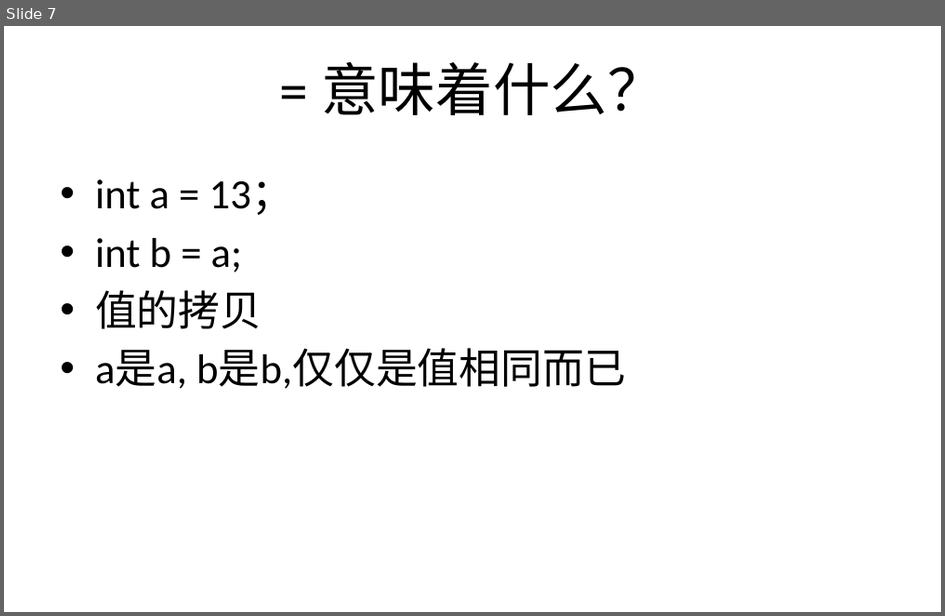
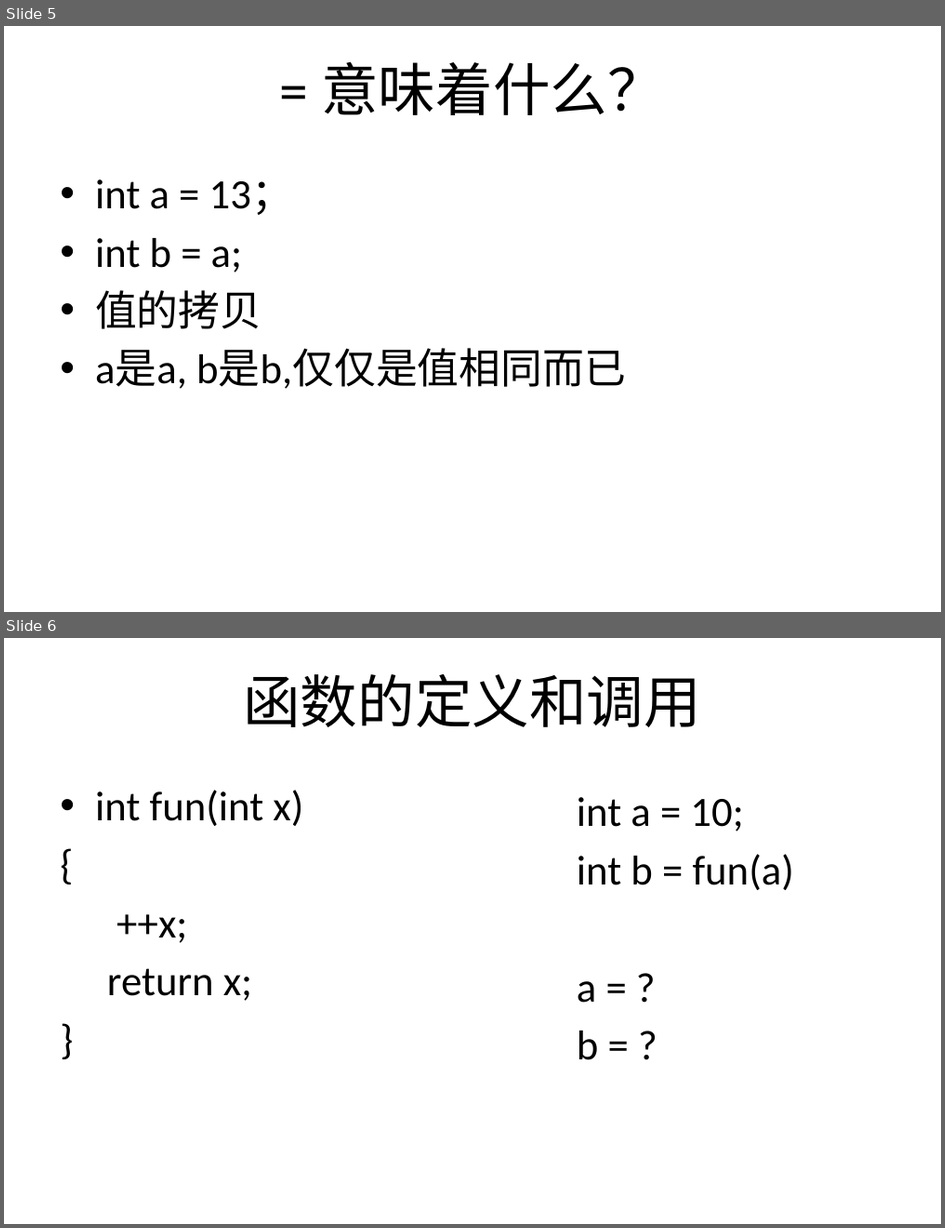
Before and after one commit to zuoshenghuang/curriculum, a slide deck: programming/2018/ch_2_variable.pptx. Shown one above the other, each under a label of ours: slide 7 before the commit, slides 5 and 6 after it. The pictures are 945x616 and 945x1228 pixels, drawn with LibreOffice and Linux fonts; fonts in the diff are those of the drawing; background and template pictures are left out. Boxes give left, top, right and bottom in pixels: in the first picture for what was removed or moved away, otherwise in the second. Text is boxed around its words. In the diff, an @@ line names an element or a change of style, - is before the commit and + after.

```diff
--- a/programming/2018/ch_2_variable.pptx
+++ b/programming/2018/ch_2_variable.pptx
@@ slide 6 added at (x1=4, y1=638, x2=941, y2=1224), background picture (left out) @@
@@ title added at (x1=243, y1=674, x2=702, y2=727), 44 pt, text #000000 @@
+函数的定义和调用
@@ text added at (x1=95, y1=790, x2=303, y2=1001), 32 pt, text #000000 @@
+• int fun(int x)
+{
+++x;
+return x;
+}
@@ text added at (x1=577, y1=797, x2=794, y2=1060), 32 pt, text #000000 @@
+int a = 10;
+int b = fun(a)
+a = ?
+b = ?
@@ what was slide 7 is now slide 5 @@
```
Also in this commit, not shown: 3 slides changed, 5 other slides added, 1 slide removed, 2 other files.
